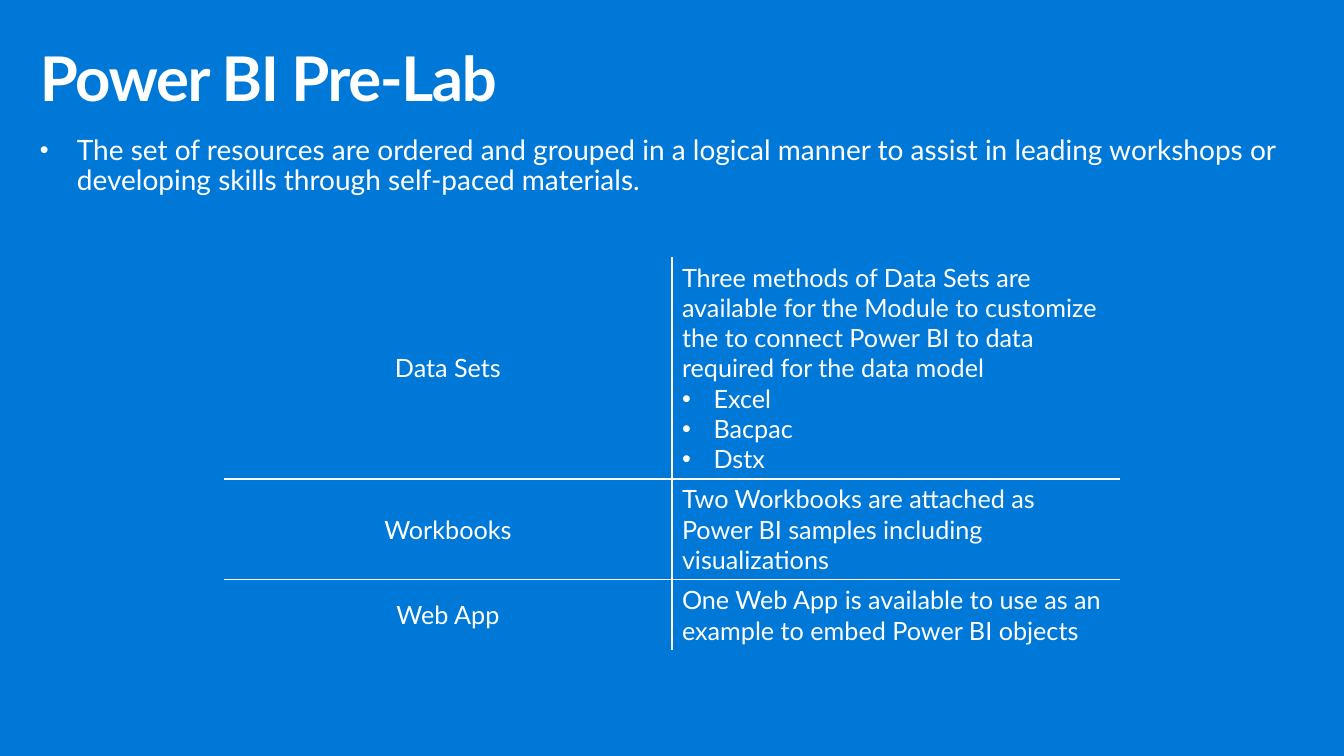
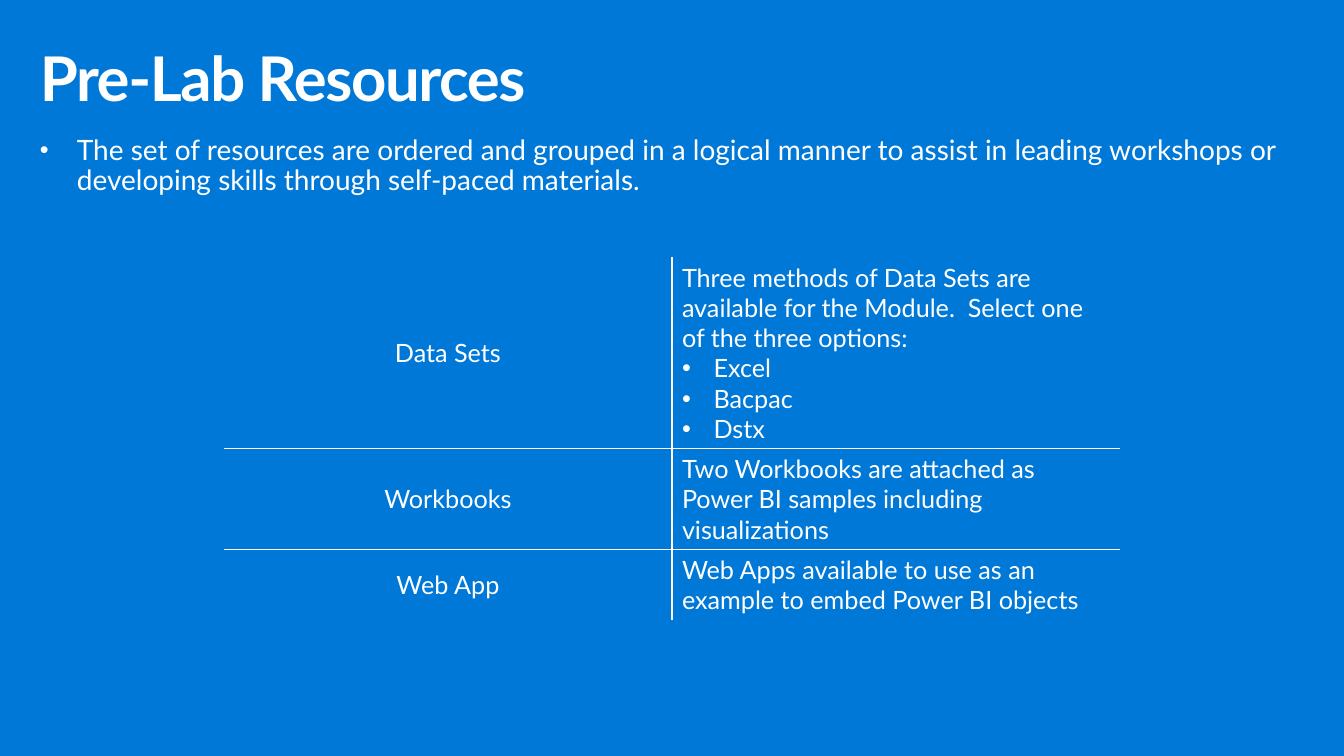
Before and after one commit to hnc198/AzurePowerBI, a slide deck: slide 6 of 4. Hands-on Modules/1. Pre-Lab Work/1. Pre-Lab Introduction.pptx (slide 5 before the commit). Drawn at 1344x756 pixels with LibreOffice and Linux fonts; fonts in the diff are those of the drawing. Boxes give left, top, right and bottom in pixels: in the first picture for what was removed or moved away, otherwise in the second. Text is boxed around its words. In the diff, an @@ line names an element or a change of style, - is before the commit and + after.

```diff
--- a/4. Hands-on Modules/1. Pre-Lab Work/1. Pre-Lab Introduction.pptx
+++ b/4. Hands-on Modules/1. Pre-Lab Work/1. Pre-Lab Introduction.pptx
@@ title at <box>40,55,526,102</box>: text changed @@
-Power BI Pre-Lab
+Pre-Lab Resources
@@ table at <box>224,257,1119,618</box> @@
-row 1, column 2: Three methods of Data Sets are available for the Module to customize the to connect Power BI to data required for the data model / Excel / Bacpac / Dstx
+row 1, column 2: Three methods of Data Sets are available for the Module. Select one of the three options: / Excel / Bacpac / Dstx
-row 3, column 2: One Web App is available to use as an example to embed Power BI objects
+row 3, column 2: Web Apps available to use as an example to embed Power BI objects
```
Also in this commit, not shown: 1 other slide changed, 3 slides added, 3 other files.
